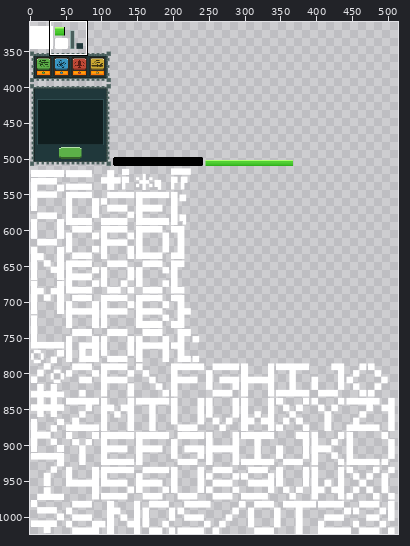
A sprite sheet gets an edit: ggj2016_unity/Assets/GUI/MainAtlas.png. Above, an overview of the earlier version with the close-up marked.
Close-up. The starting point:
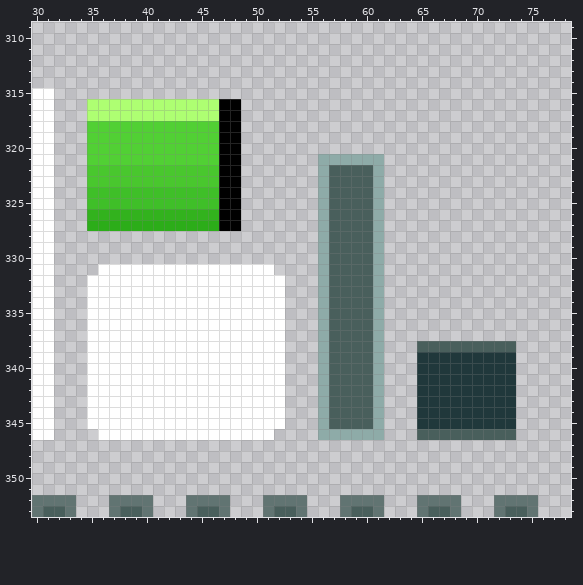
The file is 1024x1024 pixels. Pixels under 10% opacity are left out. Colours within 5 levels of each other are drawn and written as one. Shown: x 30..78, y 309..353. The wide view leaves out empty margins.
The same view after the edit:
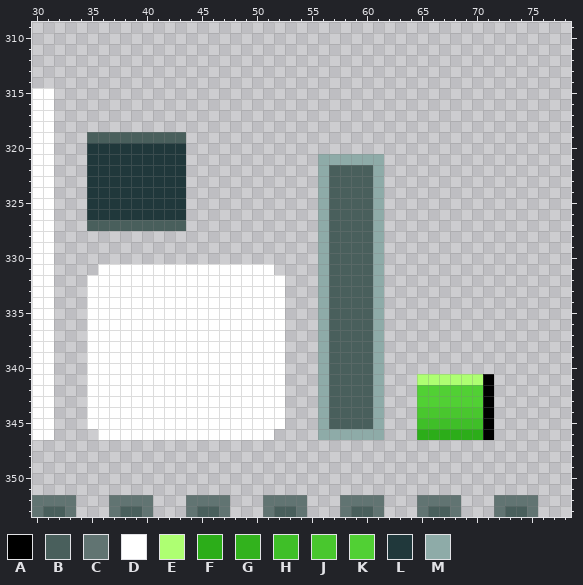
Palette (. is transparent): A #000000  B #495f5c  C #617472  D #ffffff  E #aeff72  F #2cad19  G #32b21d  H #3fbf28  J #49c72e  K #51d034  L #20383b  M #8eaba8
Edits made:
The author changed colour B to colour A in row 346 at x 71.
The author changed colour L to colour A in rows 341 to 345 at x 71.
The author changed colour F to colour B in row 327 at x 35 to 43.
The author changed colour K to colour B in row 319 at x 35 to 43.
The author changed colour L to colour E in row 341 at x 65 to 70.
The author changed colour B to colour F in row 346 at x 65 to 70.
The author changed colour L to colour H in row 345 at x 65 to 70.
The author changed colour L to colour J in row 344 at x 65 to 70.
The author changed colour L to colour K in rows 342 to 343 at x 65 to 70.
The author changed colour G to colour L in row 326 at x 35 to 43.
The author changed colour H to colour L in rows 324 to 325 at x 35 to 43.
The author changed colour J to colour L in rows 322 to 323 at x 35 to 43.
The author changed colour K to colour L in rows 320 to 321 at x 35 to 43.
Colour A is gone in rows 316 to 327 at x 47 to 48.
Colour B is gone in row 338 at x 65 to 73; in row 346 at x 72 to 73.
Colour E is gone in rows 316 to 317 at x 35 to 46.
Colour F is gone in row 327 at x 44 to 46.
Colour G is gone in row 326 at x 44 to 46.
Colour H is gone in rows 324 to 325 at x 44 to 46.
Colour J is gone in rows 322 to 323 at x 44 to 46.
Colour K is gone in row 318 at x 35 to 46; in rows 319 to 321 at x 44 to 46.
Colour L is gone in rows 339 to 340 at x 65 to 73; in rows 341 to 345 at x 72 to 73.
Changed places in both close-ups, as pixel boxes (x1, y1, x2, y2):
changed: (87, 99, 241, 231)
changed: (417, 341, 516, 440)
